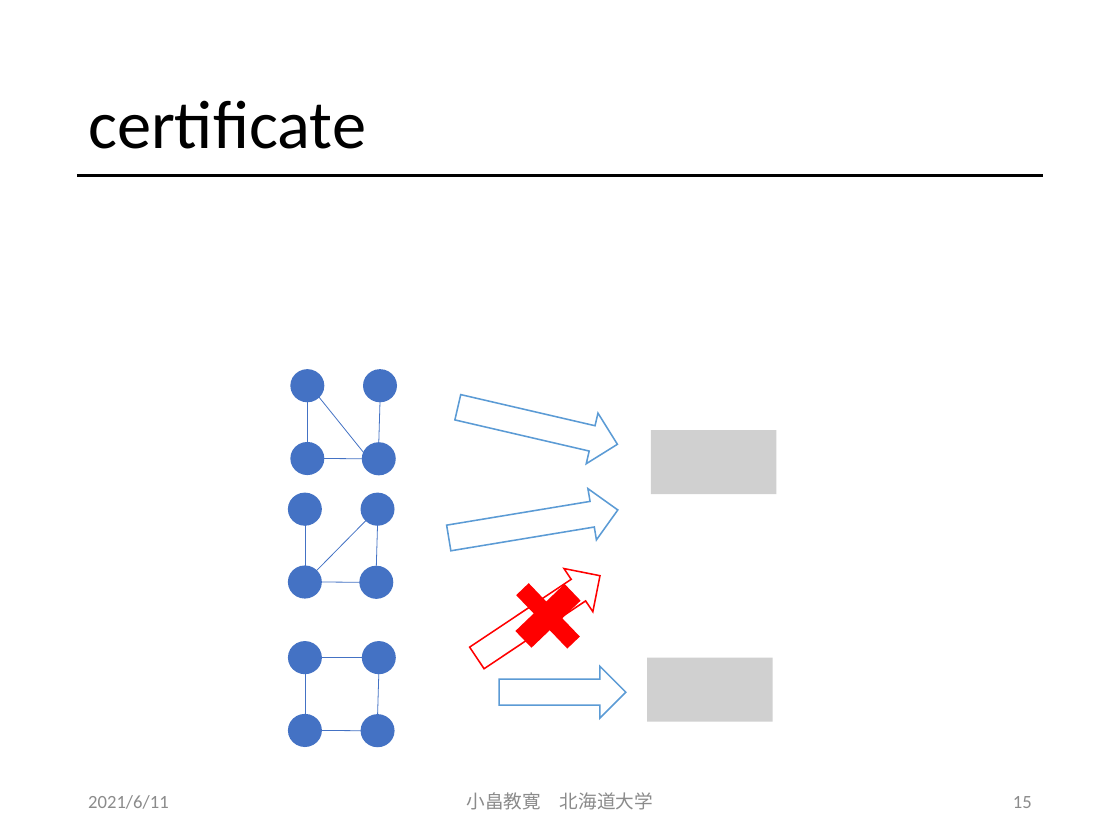
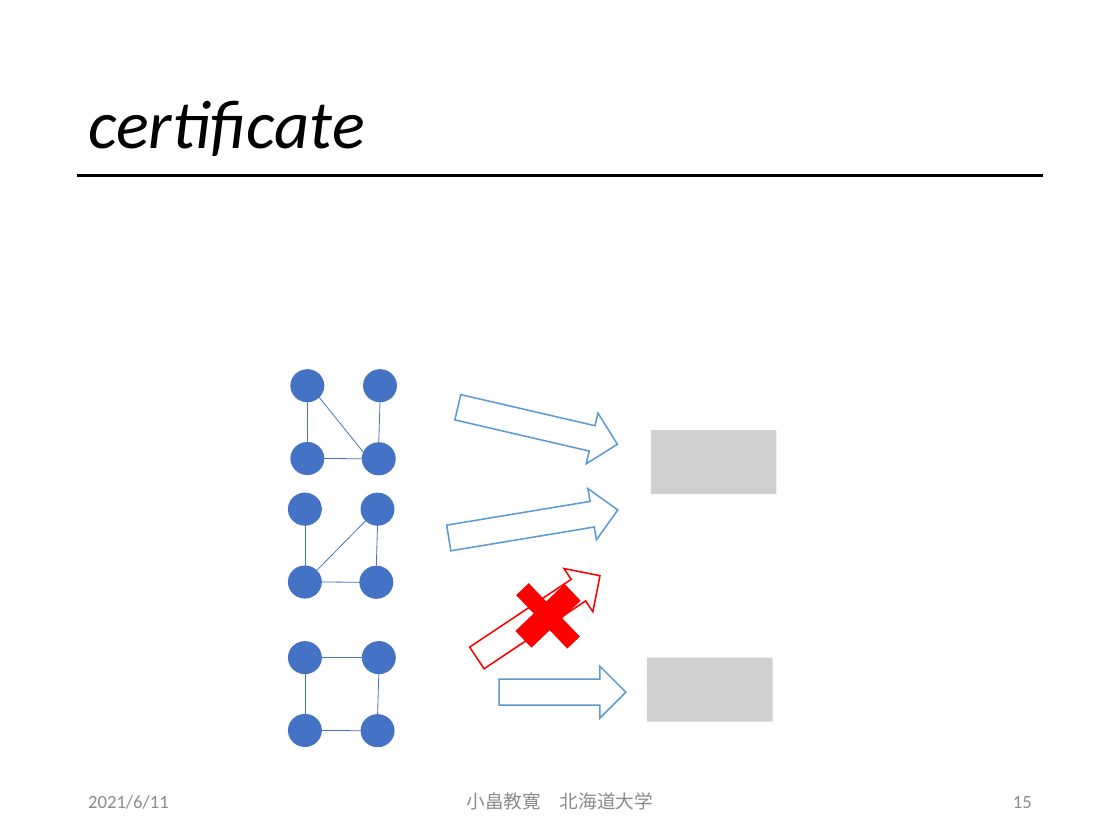
Before and after one commit to obatakyoukan/isomorphism, a slide deck: slide 15 of Isomorphism.pptx. Drawn at 1120x840 pixels with LibreOffice and Linux fonts; fonts in the diff are those of the drawing; grey boxes stand for pictures. Boxes give left, top, right and bottom in pixels: in the first picture for what was removed or moved away, otherwise in the second. Text is boxed around its words. In the diff, an @@ line names an element or a change of style, - is before the commit and + after.

```diff
--- a/Isomorphism.pptx
+++ b/Isomorphism.pptx
@@ title "certificate" at <box>88,100,364,156</box>: italic on @@
```
Also in this commit, not shown: 7 other slides changed.
